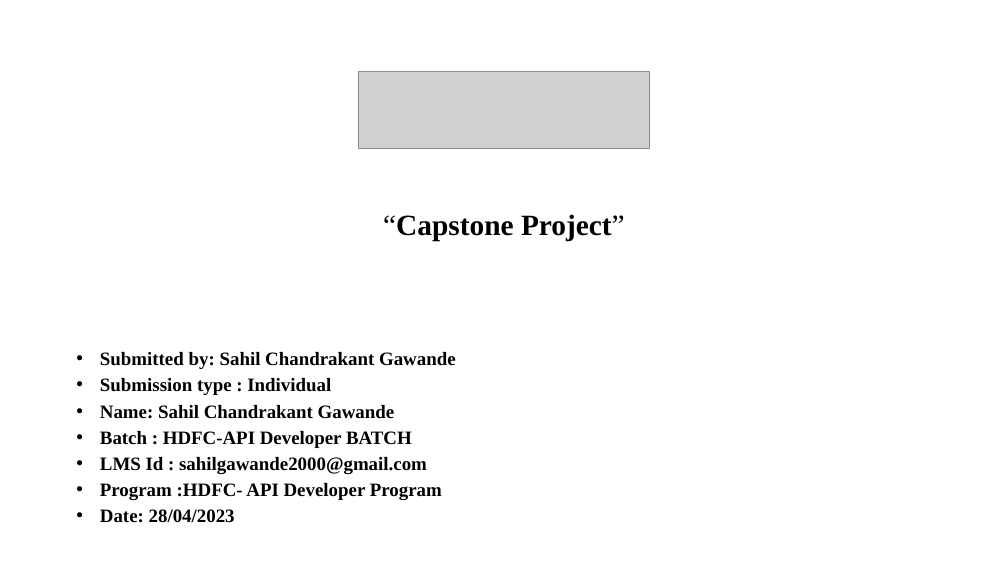
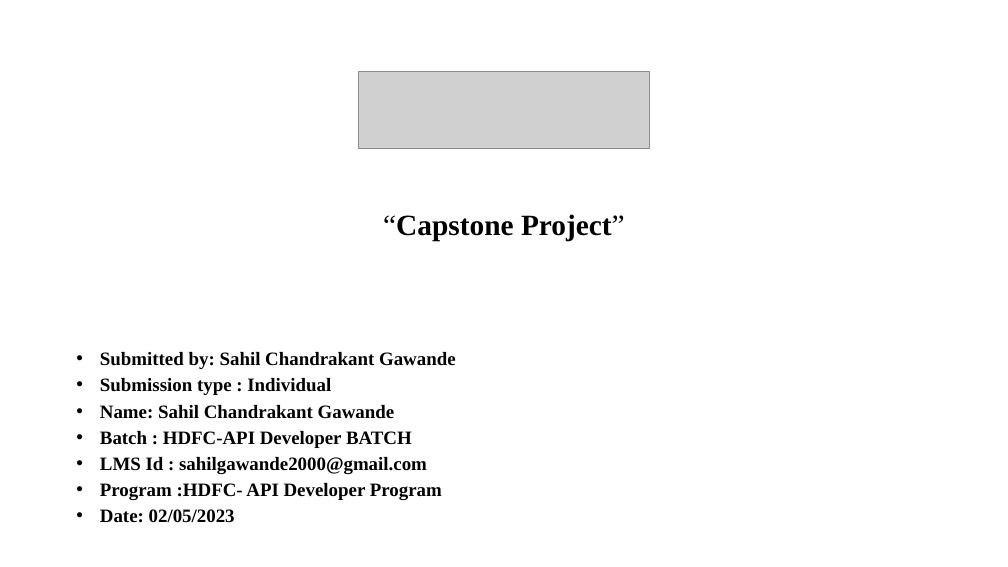
Before and after one commit to Sahilgit05/HdfcCapstone-Project, a slide deck: slide 1 of Capstone Presentation Format Ver 1.0.pptx. Drawn at 1008x567 pixels with LibreOffice and Linux fonts; fonts in the diff are those of the drawing; grey boxes stand for pictures; background and template pictures are left out. Boxes give left, top, right and bottom in pixels: in the first picture for what was removed or moved away, otherwise in the second. Text is boxed around its words. In the diff, an @@ line names an element or a change of style, - is before the commit and + after.

```diff
--- a/Capstone Presentation Format Ver 1.0.pptx
+++ b/Capstone Presentation Format Ver 1.0.pptx
@@ text at (100, 509, 235, 523): text changed @@
-• Date: 28/04/2023
+• Date: 02/05/2023
```
Also in this commit, not shown: 5 other slides changed, 2 slides added, 8 other files.
